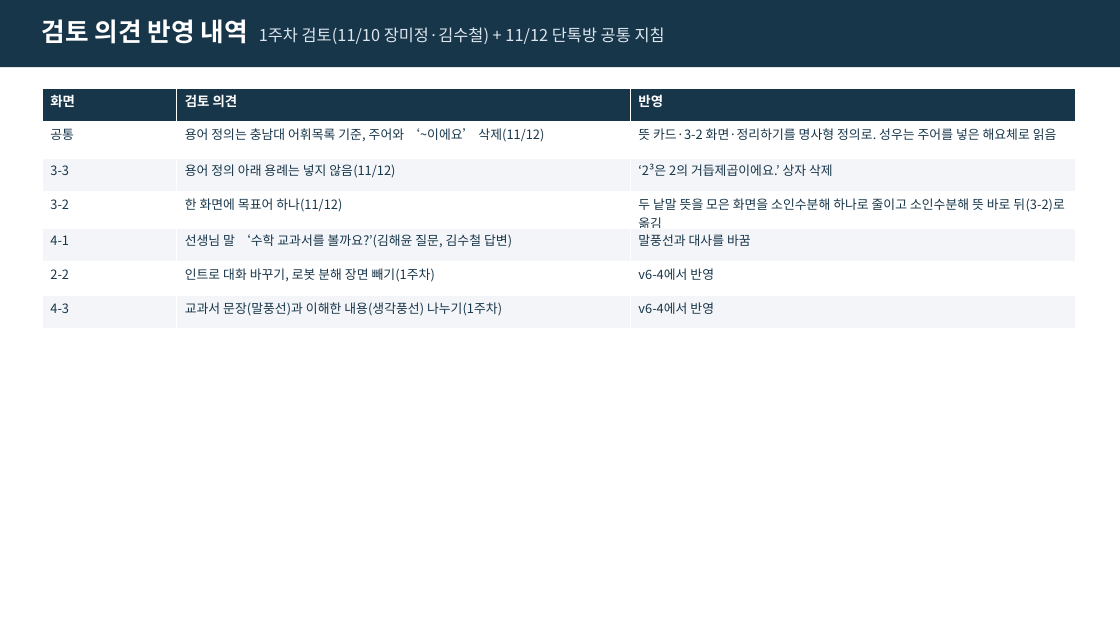
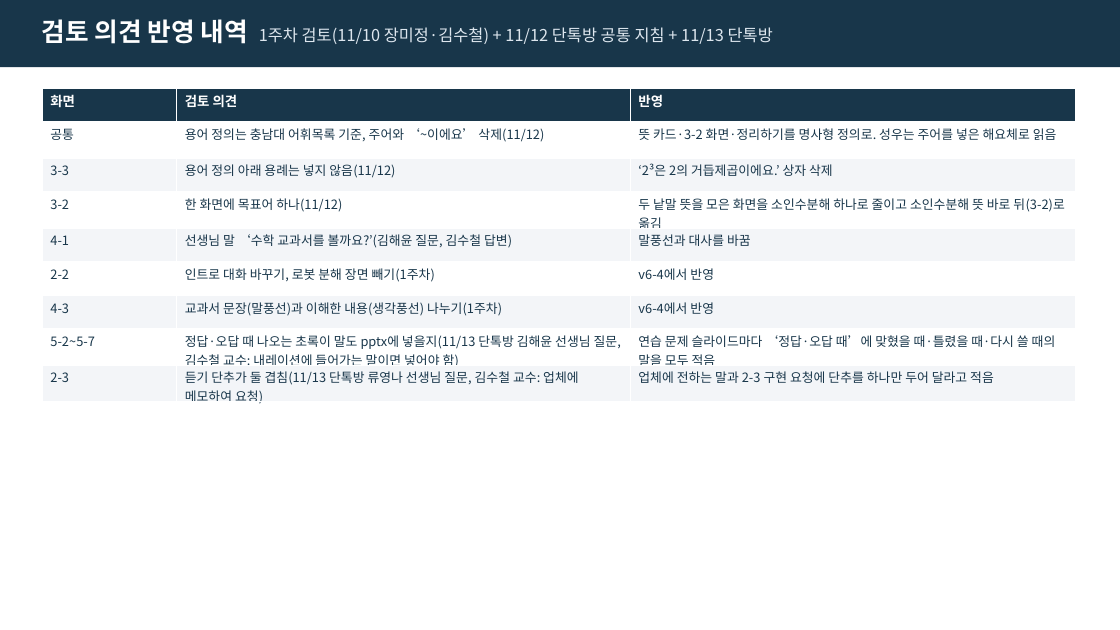
Before and after one commit to j333333766-hub/ksl-math-vocab-kit, a slide deck: slide 3 of 샘플/07차시_소인수분해_조창현_v6-5_스토리보드.pptx. Drawn at 1120x630 pixels with LibreOffice and Linux fonts; fonts in the diff are those of the drawing. Boxes give left, top, right and bottom in pixels: in the first picture for what was removed or moved away, otherwise in the second. Text is boxed around its words. In the diff, an @@ line names an element or a change of style, - is before the commit and + after.

```diff
--- a/샘플/07차시_소인수분해_조창현_v6-5_스토리보드.pptx
+++ b/샘플/07차시_소인수분해_조창현_v6-5_스토리보드.pptx
@@ text at (x1=42, y1=19, x2=773, y2=44): text changed @@
-검토 의견 반영 내역 1주차 검토(11/10 장미정·김수철) + 11/12 단톡방 공통 지침
+검토 의견 반영 내역 1주차 검토(11/10 장미정·김수철) + 11/12 단톡방 공통 지침 + 11/13 단톡방
@@ table at (x1=42, y1=88, x2=1075, y2=408) @@
+row 8: 5-2~5-7 | 정답·오답 때 나오는 초록이 말도 pptx에 넣을지(11/13 단톡방 김해윤 선생님 질문, 김수철 교수: 내레이션에 들어가는 말이면 넣어야 함) | 연습 문제 슬라이드마다 ‘정답·오답 때’에 맞혔을 때·틀렸을 때·다시 쓸 때의 말을 모두 적음
+row 9: 2-3 | 듣기 단추가 둘 겹침(11/13 단톡방 류영나 선생님 질문, 김수철 교수: 업체에 메모하여 요청) | 업체에 전하는 말과 2-3 구현 요청에 단추를 하나만 두어 달라고 적음
```
Also in this commit, not shown: 8 other slides changed, 7 other files.
